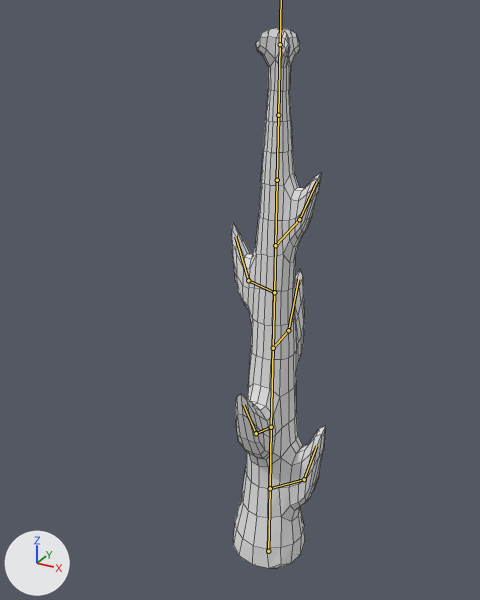
An edit to the Blender file RandomLevelTests/Assets/Models/Shoggoth/big_tentacle.blend, drawn before and after from the same camera.
Both versions are drawn from a camera (50 mm lens) standing at (6.43, -13.42, 14.49) and looking at (-1.04, 0.16, 7.7). Arrows for +X, +Y and +Z are at lower left; the lights stay in place. The bones that bend it are drawn over the model as lines. Mesh edges are drawn as thin lines.
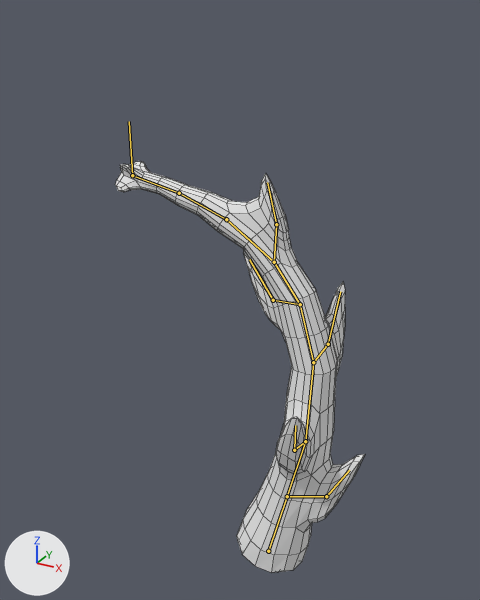
The newer file adds an action. The first version stands in its rest pose; the second is drawn at frame 1 of the action 'Wiggle'.

What differs and where, as boxes (x1, y1, x2, y2) in the pictures (480 x 600 px):
'Cube', posed (167% wider, 24% shorter)
    before: (232, 27, 325, 568)
    after: (115, 161, 365, 573)

The edits, one by one:
Bone 'Target' (bone_target) moves from (0.0, 0.0, 0.0) to (-4.08, -3.21, 0.0).
